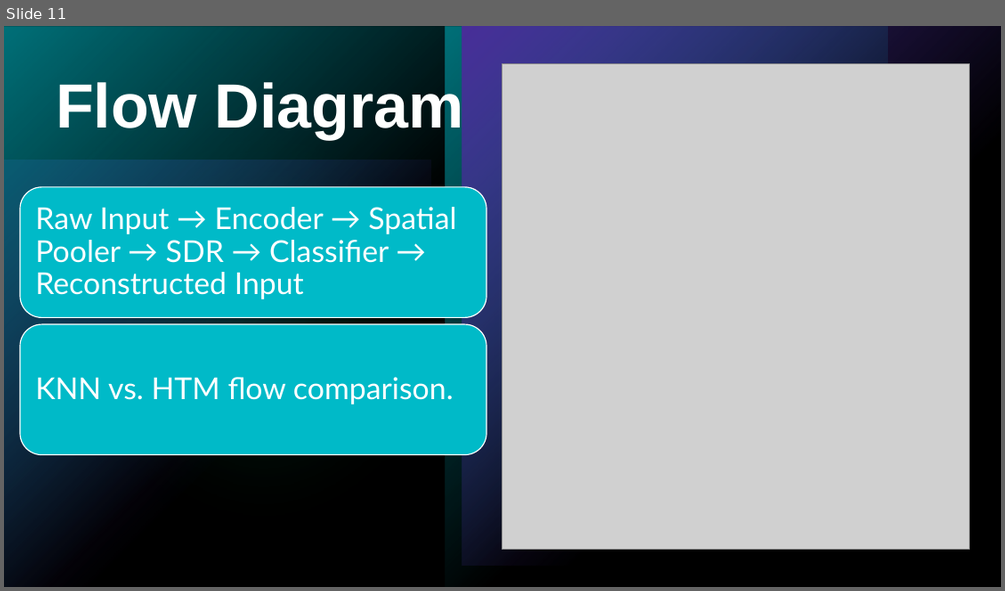
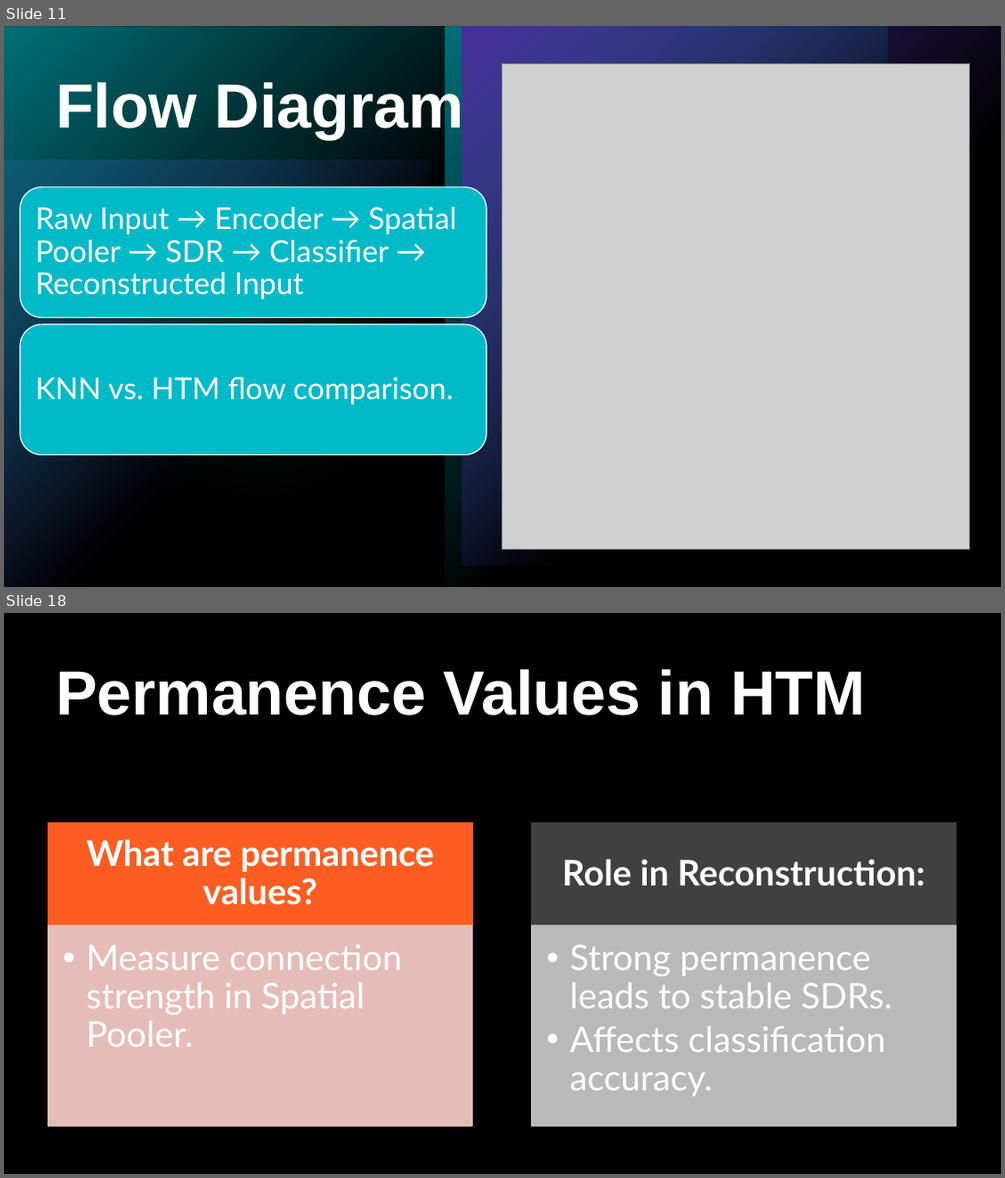
Before and after one commit to prnshubn/neocortexapi-team-untitled, a slide deck: source/Documentation_Team_Untitled/Team_Untitled_Presentation.pptx. Shown one above the other, each under a label of ours: slide 11 before the commit, slides 11 and 18 after it; the slides between them are not shown. The pictures are 1005x591 and 1005x1178 pixels, drawn with LibreOffice and Linux fonts; fonts in the diff are those of the drawing; grey boxes stand for pictures. Boxes give left, top, right and bottom in pixels: in the first picture for what was removed or moved away, otherwise in the second. Text is boxed around its words. In the diff, an @@ line names an element or a change of style, - is before the commit and + after.

Commit message:
Added Visualization Techniques, Permanence values, similarity check,Classifier performance, Challenges in PPT

```diff
--- a/source/Documentation_Team_Untitled/Team_Untitled_Presentation.pptx
+++ b/source/Documentation_Team_Untitled/Team_Untitled_Presentation.pptx
@@ slide 18 added at box(4, 613, 1001, 1174), background #000000; not listed: 5 template elements that a slide beside it also shows @@
@@ rectangle added at box(4, 613, 1001, 1174), fill #000000 @@
@@ title added at box(56, 669, 866, 715), 60 pt, text #FFFFFF, bold @@
+Permanence Values in HTM
@@ group added at box(48, 823, 956, 1126): 4 rectangles, 4 texts @@
+What are permanence values?
+  • Measure connection strength in Spatial Pooler.
+Role in Reconstruction:
+  • Strong permanence leads to stable SDRs.
+  • Affects classification accuracy.
```
Also in this commit, not shown: 9 slides changed, 12 other slides added.
